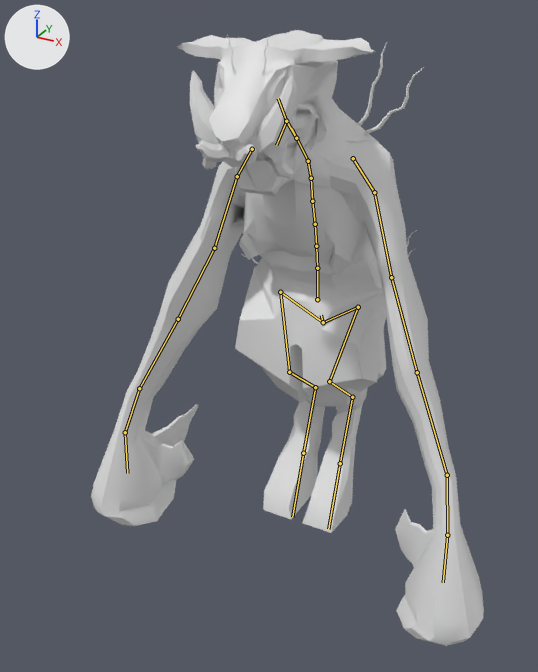
The FBX model Assets/Meshes/MSH_ENEMY_1.fbx: old version first, new version second.
Both versions are drawn from a 50 mm camera at (1.18, -2.31, 2.05) aimed at (-0.08, -0.02, 0.91). The lights are fixed; the arrows at upper left show +X, +Y and +Z. Both versions are drawn at frame 1 of the action 'Armature|ANI_WALK'; the numbers are the values there. The bones that bend it are drawn over the model as lines.
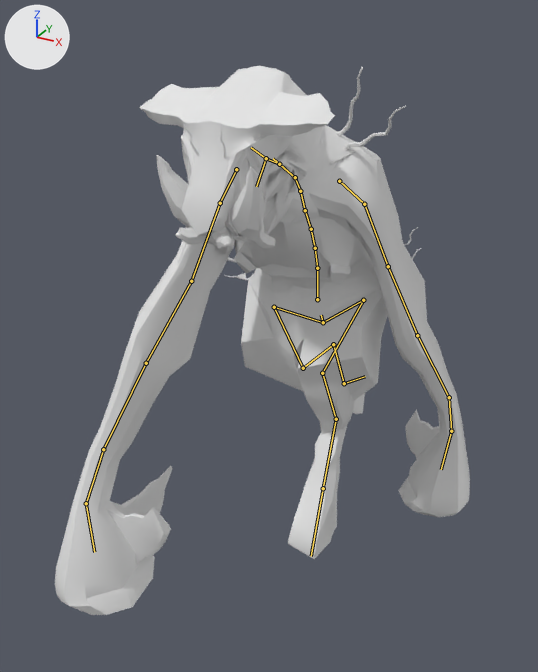
Boxes [x1, y1, x2, y2] around the edits, measured in the pictures (538 x 672 px):
'Cube', posed (11% shorter)
    before: [91, 30, 484, 646]
    after: [55, 66, 470, 615]
bone 'HIP_L', root to tip
    before: (323, 322) to (358, 307)
    after: (323, 322) to (363, 300)
bone 'LEG_LOWER_02_L', root to tip
    before: (352, 397) to (340, 463)
    after: (336, 419) to (323, 488)
bone 'SPINE_06', root to tip
    before: (317, 268) to (316, 246)
    after: (317, 268) to (315, 248)
bone 'SPINE_05', root to tip
    before: (316, 246) to (315, 224)
    after: (315, 248) to (311, 229)
bone 'SHOULDER_L', root to tip
    before: (353, 158) to (374, 192)
    after: (339, 181) to (364, 204)
bone 'ARM_LOWER_L', root to tip
    before: (417, 372) to (447, 475)
    after: (417, 335) to (449, 397)
bone 'HAND_L', root to tip
    before: (447, 535) to (443, 582)
    after: (451, 431) to (441, 469)
bone 'SHOULDER_R', root to tip
    before: (252, 149) to (237, 176)
    after: (236, 169) to (220, 203)
bone 'ARM_LOWER_R', root to tip
    before: (178, 319) to (139, 388)
    after: (146, 363) to (103, 449)
bone 'HAND_R', root to tip
    before: (125, 432) to (127, 473)
    after: (86, 503) to (94, 552)
bone 'NECK', root to tip
    before: (296, 138) to (286, 121)
    after: (279, 164) to (266, 158)
bone 'HEAD', root to tip
    before: (286, 121) to (278, 98)
    after: (266, 158) to (251, 147)
bone 'JAW', root to tip
    before: (286, 121) to (276, 145)
    after: (266, 158) to (256, 186)
bone 'HIP_R', root to tip
    before: (323, 322) to (280, 292)
    after: (323, 322) to (274, 307)
bone 'LEG_LOWER_02_R', root to tip
    before: (315, 387) to (303, 453)
    after: (333, 344) to (344, 383)
bone 'FOOT_R', root to tip
    before: (303, 453) to (292, 517)
    after: (344, 383) to (365, 376)

The edits, one by one:
Bone 'HIP_L' (bone_hip_l) turns from (0, 0, 0) to (5, -20, 13) degrees about its own x, y and z.
Bone 'LEG_LOWER_02_L' (bone_leg_lower_02_l) turns from (0, 0, 0) to (0, 0, 25) degrees about its own x, y and z.
Bone 'SPINE_06' (bone_spine_06) turns from (0, 0, 0) to (9, 0, 0) degrees about its own x, y and z.
Bone 'SPINE_05' (bone_spine_05) turns from (0, 0, 0) to (6, 0, 0) degrees about its own x, y and z.
Bone 'SHOULDER_L' (bone_shoulder_l) turns from (0, 0, 0) to (-19, 10, -6) degrees about its own x, y and z.
Bone 'ARM_LOWER_L' (bone_arm_lower_l) turns from (0, 0, 0) to (-4, 1, 0) degrees about its own x, y and z.
Bone 'HAND_L' (bone_hand_l) turns from (0, 0, 0) to (39, 5, 2) degrees about its own x, y and z.
Bone 'SHOULDER_R' (bone_shoulder_r) turns from (0, 0, 0) to (31, 12, 20) degrees about its own x, y and z.
Bone 'ARM_LOWER_R' (bone_arm_lower_r) turns from (0, 0, 0) to (-9, -3, 1) degrees about its own x, y and z.
Bone 'HAND_R' (bone_hand_r) turns from (0, 0, 0) to (-8, 1, 0) degrees about its own x, y and z.
Bone 'NECK' (bone_neck) turns from (0, 0, 0) to (7, 0, 0) degrees about its own x, y and z.
Bone 'HEAD' (bone_head) turns from (0, 0, 0) to (0, -2, 3) degrees about its own x, y and z.
Bone 'JAW' (bone_jaw) turns from (0, 0, 0) to (-14, 0, 0) degrees about its own x, y and z.
Bone 'HIP_R' (bone_hip_r) turns from (0, 0, 0) to (-14, -24, 21) degrees about its own x, y and z.
Bone 'LEG_LOWER_02_R' (bone_leg_lower_02_r) turns from (0, 0, 0) to (0, 0, -16) degrees about its own x, y and z.
Bone 'FOOT_R' (bone_foot_r) turns from (0, 0, 0) to (0, 0, -43) degrees about its own x, y and z.
